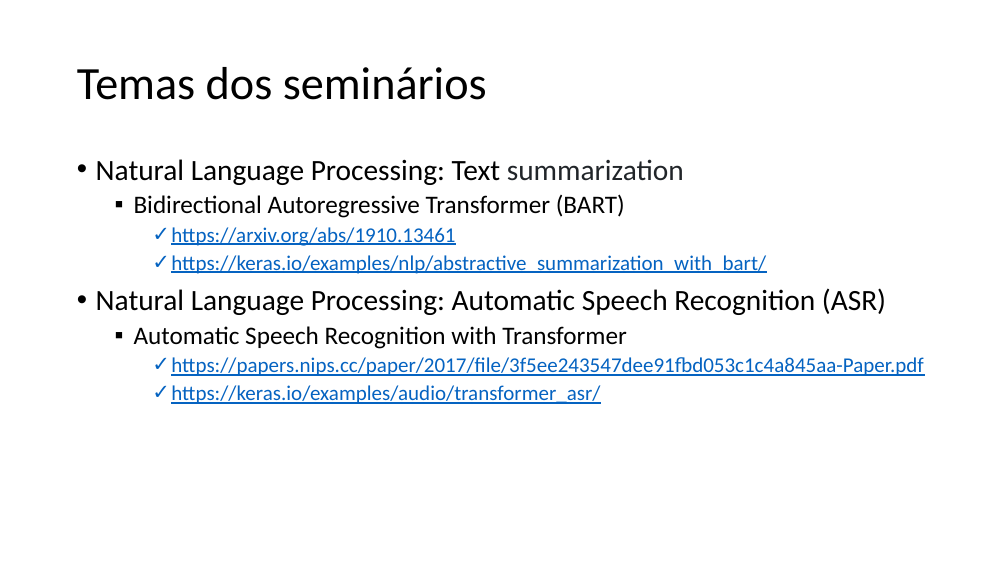
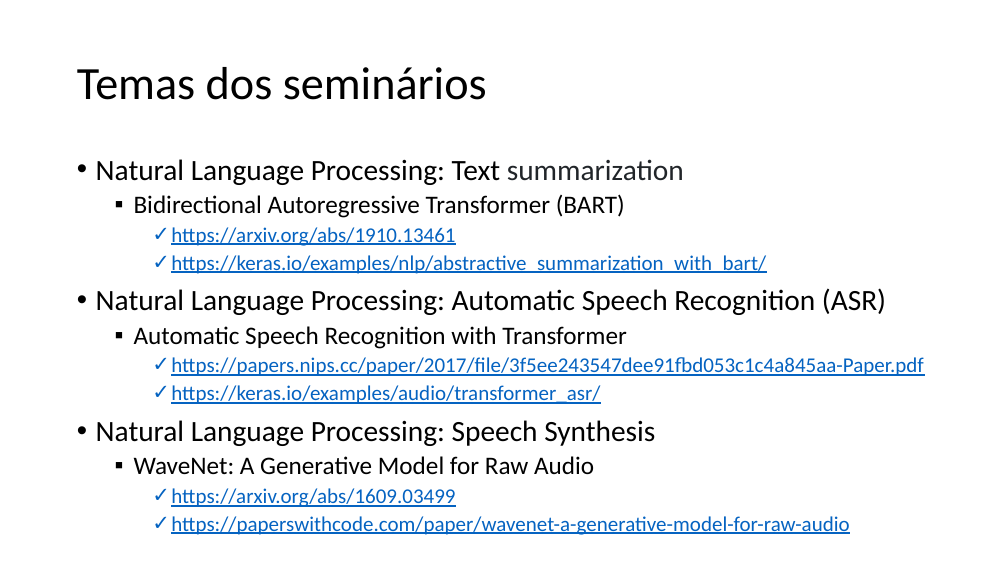
Before and after one commit to zz4fap/tp558-adv-ml, a slide deck: slide 16 of slides/TP558_1_Introdução_ao_curso.pptx (slide 14 before the commit). Drawn at 1008x567 pixels with LibreOffice and Linux fonts; fonts in the diff are those of the drawing. Boxes give left, top, right and bottom in pixels: in the first picture for what was removed or moved away, otherwise in the second. Text is boxed around its words. In the diff, an @@ line names an element or a change of style, - is before the commit and + after.

Commit message:
update of slides

```diff
--- a/slides/TP558_1_Introdução_ao_curso.pptx
+++ b/slides/TP558_1_Introdução_ao_curso.pptx
@@ text at [96,420,849,535]: paragraphs added @@
+• Natural Language Processing: Speech Synthesis
+  ▪ WaveNet: A Generative Model for Raw Audio
+    ✓ https://arxiv.org/abs/1609.03499
+    ✓ https://paperswithcode.com/paper/wavenet-a-generative-model-for-raw-audio
```
Also in this commit, not shown: 2 other slides changed, 5 slides added, 2 other files.
